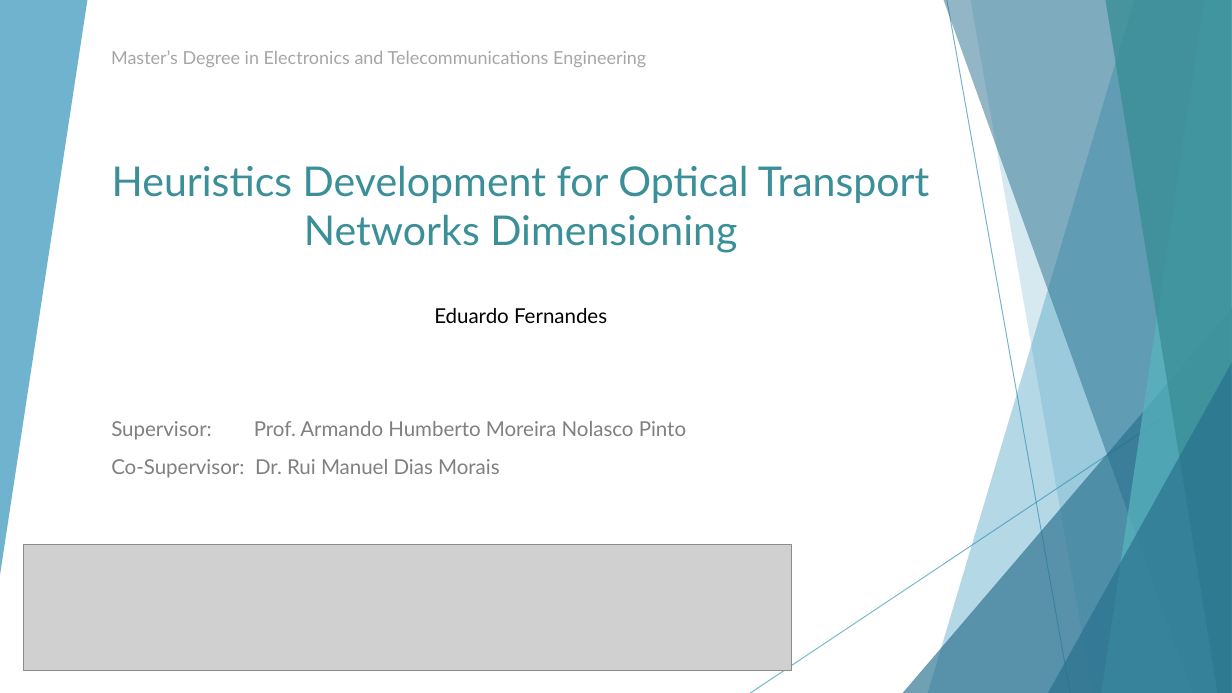
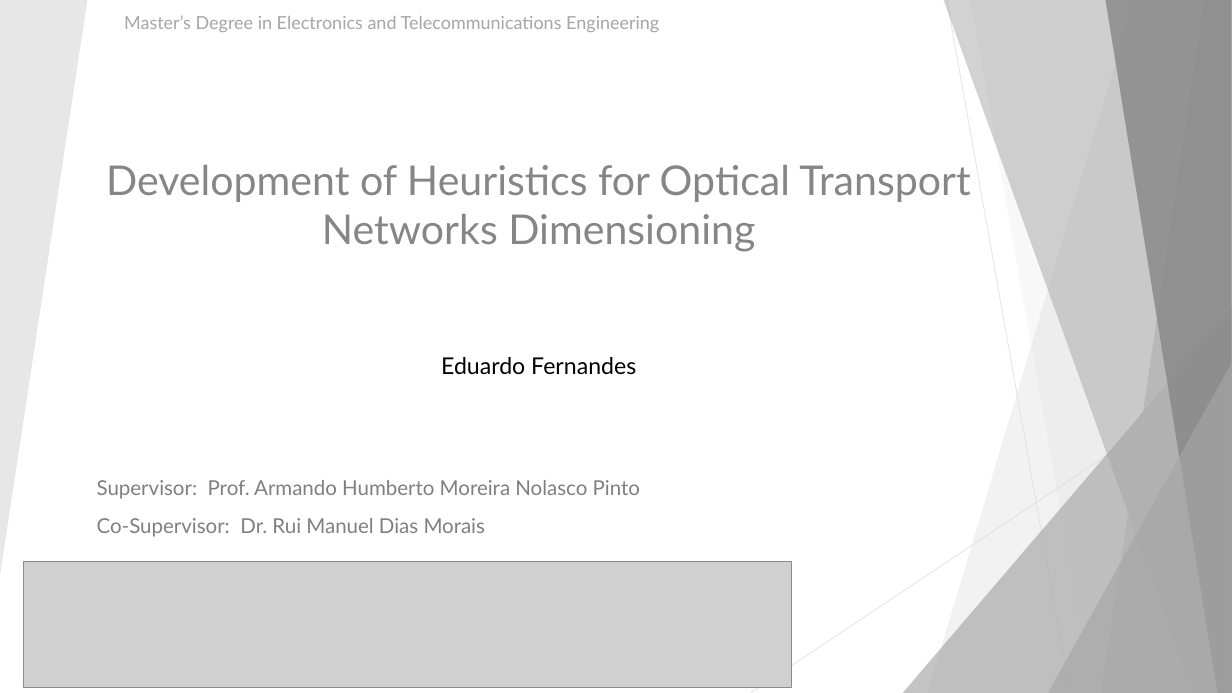
Before and after one commit to netxpto/NetPlanner, a slide deck: slide 1 of sdf/heuristic/transparent/Results/Thesis_Presentation.pptx. Drawn at 1232x693 pixels with LibreOffice and Linux fonts; fonts in the diff are those of the drawing; grey boxes stand for pictures. Boxes give left, top, right and bottom in pixels: in the first picture for what was removed or moved away, otherwise in the second. Text is boxed around its words. In the diff, an @@ line names an element or a change of style, - is before the commit and + after.

```diff
--- a/sdf/heuristic/transparent/Results/Thesis_Presentation.pptx
+++ b/sdf/heuristic/transparent/Results/Thesis_Presentation.pptx
@@ freeform shape at (0,0,87,575): fill #3494BA at 70% opacity to #DDDDDD at 70% opacity @@
@@ text "Master’s Degree in Electronics and ...": place and size @@
-text "Master’s Degree in Electronics and ..." at (111,50,646,67)
+text "Master’s Degree in Electronics and ..." at (124,15,659,32)
@@ freeform shape at (928,0,1232,693): fill #3494BA at 36% opacity to #DDDDDD at 36% opacity @@
@@ freeform shape at (944,0,1232,693): fill #276F8B at 50% opacity to #A6A6A6 at 50% opacity @@
@@ line (947, 0) - (1070, 693): stroke #3494BA 0.75 pt to #DDDDDD 0.75 pt @@
@@ freeform shape at (970,0,1232,693): fill #3494BA at 20% opacity to #DDDDDD at 20% opacity @@
@@ freeform shape at (1102,0,1232,693): fill #58B6C0 at 70% opacity to #B2B2B2 at 70% opacity @@
@@ freeform shape at (1105,0,1232,693): fill #3A8F98 at 80% opacity to #858585 at 80% opacity @@
@@ title at (106,165,970,374): text changed; text colour #3A8F98 to #858585 @@
-Heuristics Development for Optical Transport
-Networks Dimensioning
-Eduardo Fernandes
+Development of Heuristics for Optical Transport
+Networks Dimensioning
+Eduardo Fernandes
@@ triangle at (903,308,1232,693): fill #276F8B at 66% opacity to #A6A6A6 at 66% opacity @@
@@ line (1232, 372) - (750, 693): stroke #3494BA 0.75 pt to #DDDDDD 0.75 pt @@
@@ triangle at (1048,363,1232,693): fill #276F8B at 66% opacity to #A6A6A6 at 66% opacity @@
@@ subtitle "Supervisor: Prof. Armando Humberto Moreira ..." rewrapped from (111,421,686,478) to (97,480,640,537) @@
@@ picture: place and size @@
-picture at (24,545,792,671)
+picture at (24,562,792,688)
```
Also in this commit, not shown: 10 other slides changed, 6 slides added, 3 slides removed, 14 other files.
